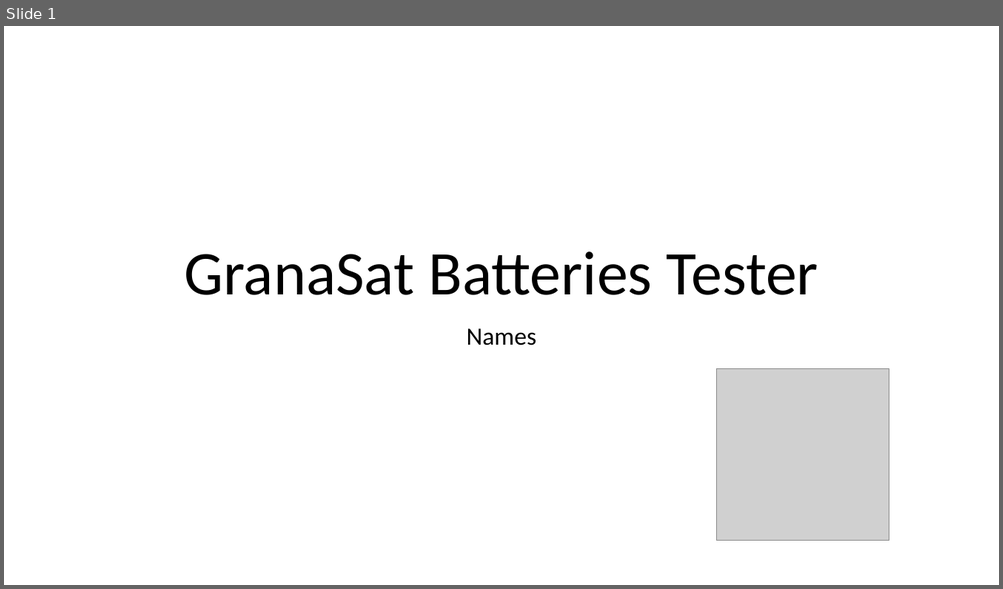
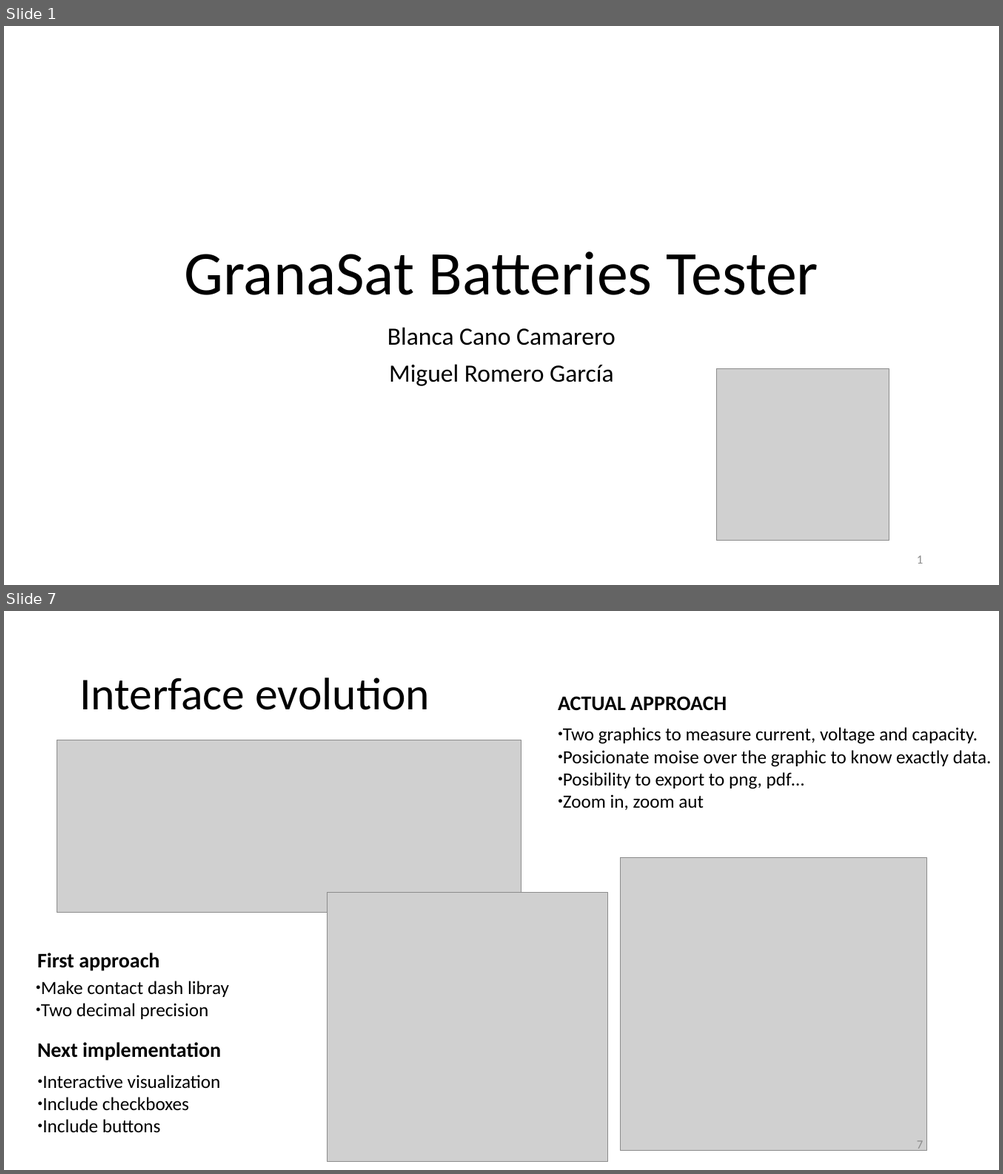
Before and after one commit to BlancaCC/granaSat_batteries, a slide deck: presentacion1/GranaSat Batteries Tester.pptx. Shown one above the other, each under a label of ours: slide 1 before the commit, slides 1 and 7 after it; the slides between them are not shown. The pictures are 1003x589 and 1003x1174 pixels, drawn with LibreOffice and Linux fonts; fonts in the diff are those of the drawing; grey boxes stand for pictures. Boxes give left, top, right and bottom in pixels: in the first picture for what was removed or moved away, otherwise in the second. Text is boxed around its words. In the diff, an @@ line names an element or a change of style, - is before the commit and + after.

```diff
--- a/presentacion1/GranaSat Batteries Tester.pptx
+++ b/presentacion1/GranaSat Batteries Tester.pptx
@@ slide 7 added at (4, 611, 999, 1170), background #FFFFFF @@
@@ title added at (79, 678, 430, 710), 44 pt, text #000000 @@
+Interface evolution
@@ text added at (558, 696, 726, 711), 20 pt, text #000000, bold @@
+ACTUAL APPROACH
@@ picture added at (57, 740, 521, 912) @@
@@ text added at (563, 727, 991, 810), 18 pt, text #000000 @@
+● Two graphics to measure current, voltage and capacity.
+● Posicionate moise over the graphic to know exactly data.
+● Posibility to export to png, pdf…
+● Zoom in, zoom aut
@@ picture added at (620, 858, 926, 1151) @@
@@ picture added at (327, 893, 608, 1162) @@
@@ text added at (37, 953, 159, 971), 20 pt, text #000000, bold @@
+First approach
@@ text added at (41, 981, 229, 1019), 18 pt, text #000000 @@
+● Make contact dash libray
+● Two decimal precision
@@ text added at (37, 1042, 221, 1061), 20 pt, text #000000, bold @@
+Next implementation
@@ text added at (42, 1075, 221, 1133), 18 pt, text #000000 @@
+● Interactive visualization
+● Include checkboxes
+● Include buttons
@@ page number added at (916, 1141, 922, 1153), 12 pt, text #8C8C8C @@
+7
@@ slide 1 changed as well @@
@@ subtitle at (387, 327, 615, 386): text changed @@
-Names
+Blanca Cano Camarero
+Miguel Romero García
@@ page number added at (916, 556, 922, 564), 12 pt, text #8C8C8C @@
+1
```
Also in this commit, not shown: 2 other slides changed, 5 other slides added, 13 slides removed, 2 other files.
